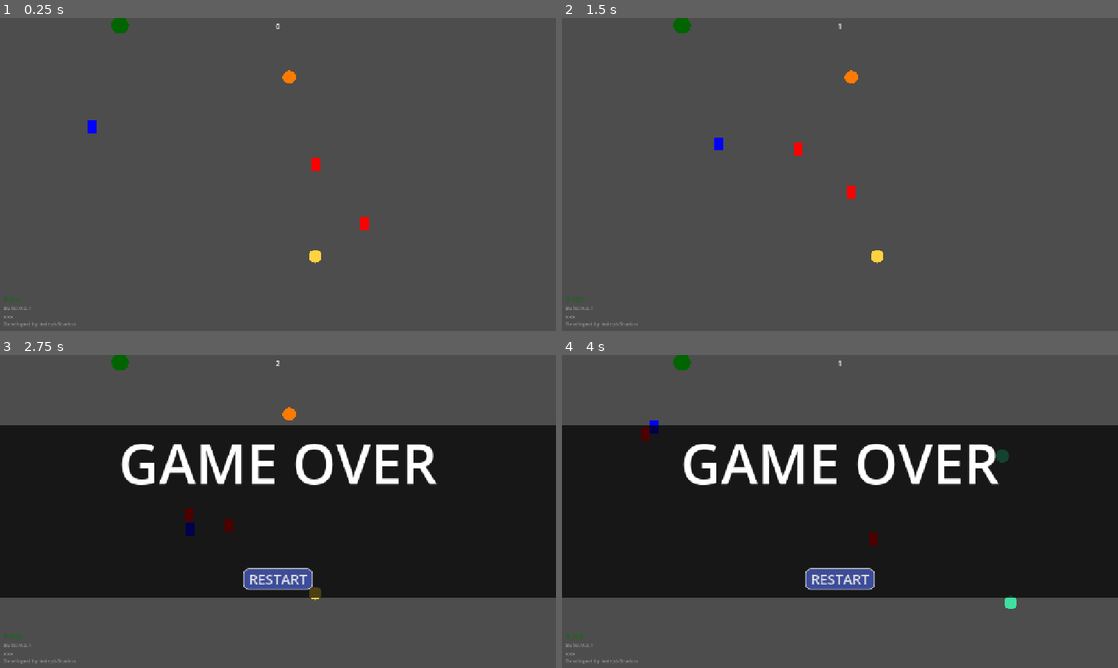
Above: before the commit, frames 1-4 (two rows, left to right).
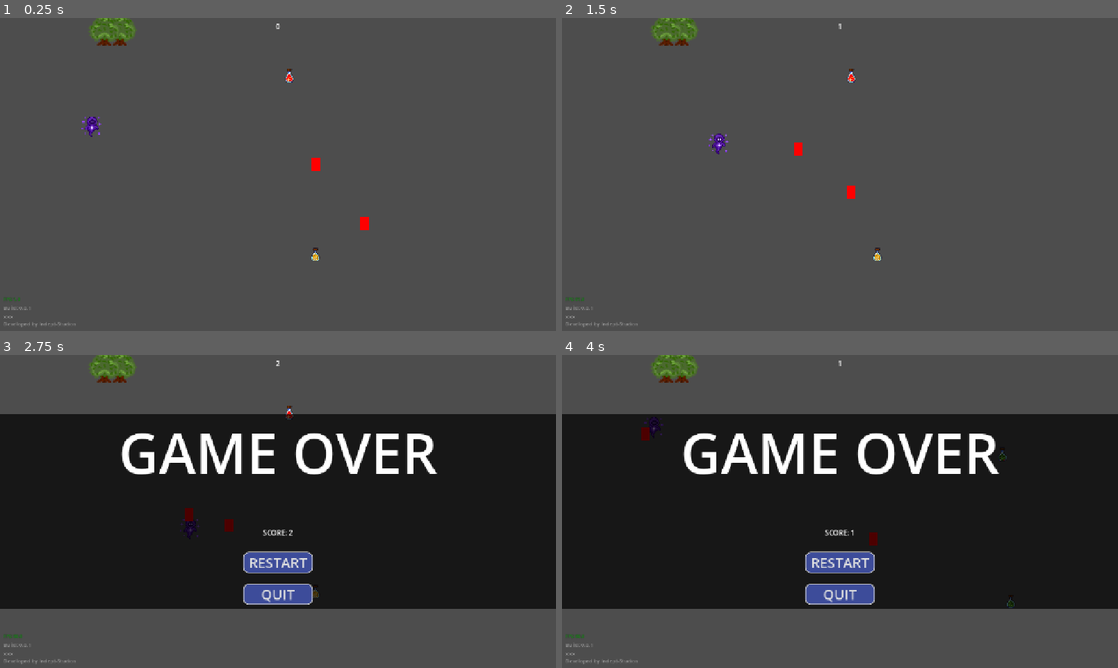
Above: after the commit, the same moments.

Repository: Indept-Studios/ard_jam
Game: Godot game, scene res://scenes/game.tscn
The game is run twice, just before and just after one commit, with the same random seed, the same clock (stepped at 60 frames per second) and the same inputs.
Inputs:
- Up to frame 1 (0.25 s): no input
- Up to frame 2 (1.5 s): hold D (right) 0.53-1.28 s; hold S (down) from 1.28 s (still down)
- Up to frame 3 (2.75 s): release S (down) at 2.03 s; hold D (right) from 2.03 s (still down)
- Up to frame 4 (4 s): release D (right) at 2.75 s; click "RESTART" at 2.75 s; hold W (up) from 3.53 s (still down)

The runs differ from the first frame. In frame 1, 0.9% of the frame differs, in the area x 14-58%, y 0-79%; in frame 2, 0.9%; in frame 3, 14%, in the area x 0-100%, y 0-82%; in frame 4, 14%.

Commit message:
feat: sprites and sprite transition

Diff:
--- a/resources/collectableDefinition.gd
+++ b/resources/collectableDefinition.gd
@@ -3,9 +3,11 @@
 enum EffectType {
 	SPEED,
 	EXPLOSION,
-	INVULNERABLE
+	INVULNERABLE,
+	SPIRIT_TARGET
 }
 
+@export var texture: Texture2D
 @export var display_name: String
 @export var effect_type: EffectType
 @export var radius: float = 0.0
--- a/resources/shield.tres
+++ b/resources/shield.tres
@@ -1,9 +1,11 @@
 [gd_resource type="Resource" script_class="CollectableDefinition" format=3 uid="uid://d4g3e35cm2epk"]
 
 [ext_resource type="Script" uid="uid://rplvial1j3fy" path="res://resources/collectableDefinition.gd" id="1_k0e4k"]
+[ext_resource type="Texture2D" uid="uid://dfjruv31llliq" path="res://sprites/flask_shild_02.png" id="2_ckniv"]
 
 [resource]
 script = ExtResource("1_k0e4k")
+texture = ExtResource("2_ckniv")
 display_name = "Shield"
 effect_type = 2
 duration = 5.0
--- a/resources/speed_boost.tres
+++ b/resources/speed_boost.tres
@@ -1,9 +1,11 @@
 [gd_resource type="Resource" script_class="CollectableDefinition" format=3 uid="uid://0gv15hkg44in"]
 
 [ext_resource type="Script" uid="uid://rplvial1j3fy" path="res://resources/collectableDefinition.gd" id="1_vwnup"]
+[ext_resource type="Texture2D" uid="uid://cd0jd6fgvmpy8" path="res://sprites/flask_speed_02.png" id="2_wlypf"]
 
 [resource]
 script = ExtResource("1_vwnup")
+texture = ExtResource("2_wlypf")
 display_name = "SpeedBoost"
 duration = 5.0
 strength = 1.25
--- a/resources/spirit_bomb.tres
+++ b/resources/spirit_bomb.tres
@@ -1,9 +1,11 @@
 [gd_resource type="Resource" script_class="CollectableDefinition" format=3 uid="uid://dlm64ybokgbql"]
 
 [ext_resource type="Script" uid="uid://rplvial1j3fy" path="res://resources/collectableDefinition.gd" id="1_sdl37"]
+[ext_resource type="Texture2D" uid="uid://dnrrverk42ihd" path="res://sprites/flask_bomb_02.png" id="2_qhbky"]
 
 [resource]
 script = ExtResource("1_sdl37")
+texture = ExtResource("2_qhbky")
 display_name = "Spirit Bomb"
 effect_type = 1
 radius = 80.0
--- /dev/null
+++ b/resources/spirit_target.tres
@@ -0,0 +1,11 @@
+[gd_resource type="Resource" script_class="CollectableDefinition" format=3 uid="uid://dun8h1qluk3r4"]
+
+[ext_resource type="Script" uid="uid://rplvial1j3fy" path="res://resources/collectableDefinition.gd" id="1_definition"]
+[ext_resource type="Texture2D" uid="uid://d1jky10mlyney" path="res://sprites/flask_lila_02.png" id="2_l114s"]
+
+[resource]
+script = ExtResource("1_definition")
+texture = ExtResource("2_l114s")
+display_name = "Spirit Target"
+effect_type = 3
+color = Color(0.78431374, 0.34509805, 0.96862745, 1)
--- a/scenes/collectable.tscn
+++ b/scenes/collectable.tscn
@@ -1,16 +1,31 @@
 [gd_scene format=3 uid="uid://df1b2gd4xli0d"]
 
 [ext_resource type="Script" uid="uid://dhvve5gu5sdbr" path="res://scripts/collectable.gd" id="1_ti8a4"]
+[ext_resource type="Texture2D" uid="uid://dfjruv31llliq" path="res://sprites/flask_shild_02.png" id="2_llfh3"]
 
-[sub_resource type="CircleShape2D" id="CircleShape2D_715ky"]
-radius = 8.5440035
+[sub_resource type="CapsuleShape2D" id="CapsuleShape2D_kvpfn"]
 
 [node name="Collectable" type="Area2D" unique_id=1881569841]
 collision_layer = 4
 script = ExtResource("1_ti8a4")
 
+[node name="Sprite2D" type="Sprite2D" parent="." unique_id=2092413758]
+position = Vector2(0, -12)
+texture = ExtResource("2_llfh3")
+
 [node name="CollisionShape2D" type="CollisionShape2D" parent="." unique_id=516549926]
-shape = SubResource("CircleShape2D_715ky")
+position = Vector2(0, -3)
+shape = SubResource("CapsuleShape2D_kvpfn")
 debug_color = Color(0.6872238, 0.5001265, 5.7756904e-07, 0.41960785)
 
+[node name="CountdownLabel" type="Label" parent="." unique_id=1599346136]
+visible = false
+offset_left = -7.0
+offset_top = -9.0
+offset_right = 8.0
+offset_bottom = 14.0
+text = "6"
+horizontal_alignment = 1
+vertical_alignment = 1
+
 [connection signal="body_entered" from="." to="." method="_on_body_entered"]
--- a/scenes/game.tscn
+++ b/scenes/game.tscn
@@ -9,6 +9,8 @@
 [ext_resource type="Resource" uid="uid://d4g3e35cm2epk" path="res://resources/shield.tres" id="3_vtaks"]
 [ext_resource type="Resource" uid="uid://0gv15hkg44in" path="res://resources/speed_boost.tres" id="4_kvpfn"]
 [ext_resource type="Resource" uid="uid://dlm64ybokgbql" path="res://resources/spirit_bomb.tres" id="5_dinhu"]
+[ext_resource type="Texture2D" uid="uid://cmtfgfrywjare" path="res://sprites/player_02.png" id="9_vtaks"]
+[ext_resource type="Texture2D" uid="uid://d3jxj1d6chpf" path="res://sprites/player_02_lila.png" id="10_kvpfn"]
 
 [sub_resource type="CapsuleShape2D" id="CapsuleShape2D_715ky"]
 
@@ -191,6 +193,9 @@
 [node name="Tree" parent="World/LevelRoot/TreeRoot" unique_id=1931489298 instance=ExtResource("3_u5sy4")]
 position = Vector2(276, 17)
 
+[node name="Tree2" parent="World/LevelRoot/TreeRoot" unique_id=916171366 instance=ExtResource("3_u5sy4")]
+position = Vector2(240, 17)
+
 [node name="EntityRoot" type="Node2D" parent="World" unique_id=1015858661]
 
 [node name="Player" type="CharacterBody2D" parent="World/EntityRoot" unique_id=440469878 groups=["Player"]]
@@ -199,8 +204,11 @@
 position = Vector2(212, 250)
 collision_mask = 12
 script = ExtResource("2_lbhrr")
+normal_texture = ExtResource("9_vtaks")
+spirit_texture = ExtResource("10_kvpfn")
 
 [node name="ColorRect" type="ColorRect" parent="World/EntityRoot/Player" unique_id=551686624]
+visible = false
 offset_left = -10.0
 offset_top = -15.0
 offset_right = 10.0
@@ -209,6 +217,9 @@
 
 [node name="CollisionShape2D" type="CollisionShape2D" parent="World/EntityRoot/Player" unique_id=1049177841]
 shape = SubResource("CapsuleShape2D_715ky")
+
+[node name="Sprite2D" type="Sprite2D" parent="World/EntityRoot/Player" unique_id=1616161062]
+texture = ExtResource("10_kvpfn")
 
 [node name="EffectRoot" type="Node2D" parent="World" unique_id=484486254]
 unique_name_in_owner = true
@@ -331,17 +342,25 @@
 vertical_alignment = 1
 
 [node name="Control" type="Control" parent="GameOverLayer/GameOverRoot/PanelContainer/VBoxContainer" unique_id=262928836]
-custom_minimum_size = Vector2(0, 120)
+custom_minimum_size = Vector2(0, 60)
 layout_mode = 2
 size_flags_vertical = 3
 
+[node name="ScoreLabel" type="Label" parent="GameOverLayer/GameOverRoot/PanelContainer/VBoxContainer" unique_id=2000178310]
+unique_name_in_owner = true
+custom_minimum_size = Vector2(0, 60)
+layout_mode = 2
+text = "SCORE: 00"
+horizontal_alignment = 1
+vertical_alignment = 1
+
 [node name="CenterContainer" type="CenterContainer" parent="GameOverLayer/GameOverRoot/PanelContainer/VBoxContainer" unique_id=767722313]
 layout_mode = 2
 
 [node name="MarginContainer" type="MarginContainer" parent="GameOverLayer/GameOverRoot/PanelContainer/VBoxContainer/CenterContainer" unique_id=1868862262]
 layout_mode = 2
-theme_override_constants/margin_top = 20
-theme_override_constants/margin_bottom = 20
+theme_override_constants/margin_top = 10
+theme_override_constants/margin_bottom = 10
 
 [node name="RestartButton" type="Button" parent="GameOverLayer/GameOverRoot/PanelContainer/VBoxContainer/CenterContainer/MarginContainer" unique_id=724912386]
 custom_minimum_size = Vector2(160, 45)
@@ -353,6 +372,24 @@
 theme_override_styles/hover = SubResource("StyleBoxFlat_vtaks")
 text = "RESTART"
 
+[node name="CenterContainer2" type="CenterContainer" parent="GameOverLayer/GameOverRoot/PanelContainer/VBoxContainer" unique_id=1481764788]
+layout_mode = 2
+
+[node name="MarginContainer" type="MarginContainer" parent="GameOverLayer/GameOverRoot/PanelContainer/VBoxContainer/CenterContainer2" unique_id=1197322844]
+layout_mode = 2
+theme_override_constants/margin_top = 10
+theme_override_constants/margin_bottom = 10
+
+[node name="QuitButton" type="Button" parent="GameOverLayer/GameOverRoot/PanelContainer/VBoxContainer/CenterContainer2/MarginContainer" unique_id=536234663]
+custom_minimum_size = Vector2(160, 45)
+layout_mode = 2
+theme_override_fonts/font = SubResource("FontVariation_5kx4m")
+theme_override_font_sizes/font_size = 32
+theme_override_styles/normal = SubResource("StyleBoxFlat_gee14")
+theme_override_styles/pressed = SubResource("StyleBoxFlat_0tnpc")
+theme_override_styles/hover = SubResource("StyleBoxFlat_vtaks")
+text = "QUIT"
+
 [node name="DebugLayer" type="CanvasLayer" parent="." unique_id=1270328989]
 process_mode = 3
 layer = 128
@@ -373,3 +410,4 @@
 [connection signal="pressed" from="PauseLayer/PauseRoot/PanelContainer/CenterContainer/VBoxContainer/ResumeButton" to="Systems/GameManager" method="_on_resume_button_pressed"]
 [connection signal="pressed" from="PauseLayer/PauseRoot/PanelContainer/CenterContainer/VBoxContainer/QuitButton" to="Systems/GameManager" method="_on_quit_button_pressed"]
 [connection signal="pressed" from="GameOverLayer/GameOverRoot/PanelContainer/VBoxContainer/CenterContainer/MarginContainer/RestartButton" to="Systems/GameManager" method="_on_restart_button_pressed"]
+[connection signal="pressed" from="GameOverLayer/GameOverRoot/PanelContainer/VBoxContainer/CenterContainer2/MarginContainer/QuitButton" to="Systems/GameManager" method="_on_quit_button_pressed"]
--- a/scenes/tree.tscn
+++ b/scenes/tree.tscn
@@ -1,15 +1,21 @@
 [gd_scene format=3 uid="uid://dtgrp8lwtfciw"]
 
 [ext_resource type="Script" uid="uid://cpnl0cmgc4cf7" path="res://scripts/tree.gd" id="1_avsvi"]
+[ext_resource type="Texture2D" uid="uid://brrnn7i1r05dx" path="res://sprites/tree_02.png" id="2_vplca"]
 
-[sub_resource type="CircleShape2D" id="CircleShape2D_prkih"]
-radius = 17.029387
+[sub_resource type="RectangleShape2D" id="RectangleShape2D_vplca"]
+size = Vector2(70, 71)
 
 [node name="Tree" type="StaticBody2D" unique_id=1931489298]
-z_index = 3
 collision_layer = 8
 script = ExtResource("1_avsvi")
 
+[node name="Sprite2D" type="Sprite2D" parent="." unique_id=456215108]
+scale = Vector2(2, 2)
+texture = ExtResource("2_vplca")
+
 [node name="CollisionShape2D" type="CollisionShape2D" parent="." unique_id=798186544]
-shape = SubResource("CircleShape2D_prkih")
+visible = false
+position = Vector2(1, 11.5)
+shape = SubResource("RectangleShape2D_vplca")
 debug_color = Color(0, 0.44783658, 5.7756904e-07, 0.41960785)
--- a/scripts/collectable.gd
+++ b/scripts/collectable.gd
@@ -1,20 +1,27 @@
-extends Area2D
+class_name Collectable extends Area2D
 
 signal collected(definition: CollectableDefinition)
 
 @export var radius: float = 15
 
+@onready var countdown_label: Label = $CountdownLabel
+
 var definition: CollectableDefinition
 
 func setup(new_definition: CollectableDefinition) -> void:
 	definition = new_definition
+	$Sprite2D.texture = definition.texture
 	queue_redraw()
 
-func _draw() -> void:
-	if definition:
-		draw_circle(Vector2.ZERO, radius, definition.color)
+#func _draw() -> void:
+	#if definition:
+		#draw_circle(Vector2.ZERO, radius, definition.color)
 
 func _on_body_entered(body: Node2D) -> void:
 	if body.is_in_group("Player"):
 		collected.emit(definition)
 		queue_free()
+
+func set_countdown(seconds_left: float) -> void:
+	countdown_label.visible = true
+	countdown_label.text = str(ceili(seconds_left))
--- a/scripts/game_manager.gd
+++ b/scripts/game_manager.gd
@@ -10,11 +10,17 @@
 @onready var collectable_spawner = %CollectableSpawner
 @onready var enemy_spawner = %EnemySpawner
 @onready var enemy_root = %EnemyRoot
+@onready var score_label = %ScoreLabel
 
 const COLLECTABLE = preload("uid://df1b2gd4xli0d")
 const ENEMY = preload("uid://deet1vbsx6s3x")
+const SPIRIT_BOMB = preload("res://scenes/spirit_bomb.tscn")
+const SPIRIT_TARGET = preload("res://resources/spirit_target.tres")
 const SPIRIT_KILL_RADIUS := 35.0
-const SPIRIT_BOMB = preload("res://scenes/spirit_bomb.tscn")
+const SPIRIT_READY_AFTER := 15.0
+const SPIRIT_TARGET_DURATION := 6.0
+const SPIRIT_TARGET_SCORE := 5
+const SPIRIT_BOMB_KILL_SCORE := 4
 
 var pickup_spawners: Array[Marker2D]
 var occupied_collectable_spawners: Array[Marker2D] = []
@@ -24,6 +30,11 @@
 
 var player_mode = PlayerMode.NORMAL
 var time_since_last_collectable := 0.0
+var spirit_target_active := false
+var spirit_target_collectable: Collectable
+var spirit_target_spawner: Marker2D
+var spirit_chain := 0
+var spirit_timer: Timer
 
 var highscore: int = 0
 var is_game_over := false
@@ -39,6 +50,11 @@
 func _ready():
 	timer.start(1)
 	spawn_timer.start(4.0)
+	spirit_timer = Timer.new()
+	spirit_timer.one_shot = true
+	spirit_timer.process_mode = Node.PROCESS_MODE_PAUSABLE
+	spirit_timer.timeout.connect(_on_spirit_timer_timeout)
+	add_child(spirit_timer)
 	highscore_label.text = str(highscore)
 	for child in collectable_spawner.get_children():
 		if child is Marker2D:
@@ -52,16 +68,22 @@
 func _process(_delta):
 	if is_game_over:
 		return
-
+	if spirit_target_active and is_instance_valid(spirit_target_collectable):
+		spirit_target_collectable.set_countdown(spirit_timer.time_left)
 	if Input.is_action_just_pressed("pause"):
 		toggle_pause()
 
 func _physics_process(_delta: float) -> void:
 	if player_mode != PlayerMode.SPIRIT:
 		return
-	for enemy in get_tree().get_nodes_in_group("Enemies"):
-		if enemy.global_position.distance_to(player.global_position) <= SPIRIT_KILL_RADIUS:
-			enemy.queue_free()
+	for enemy_node in get_tree().get_nodes_in_group("Enemies"):
+		var enemy: CharacterBody2D = enemy_node as CharacterBody2D
+		if enemy == null:
+			continue
+
+		var distance: float = enemy.global_position.distance_to(player.global_position)
+		if distance <= SPIRIT_KILL_RADIUS:
+			_destroy_spirit_enemy(enemy)
 
 func _on_restart_button_pressed():
 	get_tree().paused = false
@@ -72,6 +94,12 @@
 	highscore += 1
 	highscore_label.text = str(highscore)
 	time_since_last_collectable += 1
+	if player_mode == PlayerMode.NORMAL:
+		player.set_spirit_readiness(
+			time_since_last_collectable / SPIRIT_READY_AFTER
+		)
+		if time_since_last_collectable >= SPIRIT_READY_AFTER:
+			start_spirit_mode()
 
 func toggle_pause():
 	pause_root.visible = !pause_root.visible
@@ -101,12 +129,12 @@
 func _spawn_collectable(spawner: Node2D) -> void:
 	var collectable = COLLECTABLE.instantiate()
 	var definition: CollectableDefinition = collectable_definitions.pick_random()
-	collectable.setup(definition)
 
 	collectable.collected.connect(func(collected_definition: CollectableDefinition):
 		_on_collectable_collected(spawner, collected_definition)
 	)
 	%CollectableRoot.add_child(collectable)
+	collectable.setup(definition)
 	collectable.global_position = spawner.global_position
 	collectable.name = "collectable_" + str(collectable_count)
 	collectable_count += 1
@@ -116,6 +144,11 @@
 	occupied_collectable_spawners.erase(spawner)
 	_pick_spawner.call_deferred()
 	time_since_last_collectable = 0
+
+	if player_mode == PlayerMode.SPIRIT:
+		_end_spirit_mode()
+
+	player.set_spirit_readiness(0.0)
 	_apply_effect(definition)
 
 func _apply_effect(definition):
@@ -128,42 +161,111 @@
 
 func _start_spirit_bomb(definition: CollectableDefinition) -> void:
 	var bomb = SPIRIT_BOMB.instantiate()
-
+	bomb.enemies_destroyed.connect(_on_spirit_bomb_enemies_destroyed)
 	player.add_child(bomb)
 	bomb.position = Vector2.ZERO
 	bomb.setup(definition)
 
+func _on_spirit_bomb_enemies_destroyed(amount: int) -> void:
+	highscore += amount * SPIRIT_BOMB_KILL_SCORE
+	highscore_label.text = str(highscore)
+
 func _on_enemy_hit(enemy: CharacterBody2D):
 	if player_mode == PlayerMode.SPIRIT:
-		enemy.queue_free()
+		_destroy_spirit_enemy(enemy)
 		return
 	if player.is_invulnerable:
 		enemy.queue_free()
 		return
 
-	if time_since_last_collectable >= 10.0:
-		start_sprite_mode()
-	else:
-		is_game_over = true
-		get_tree().paused = true
-		timer.stop()
-		spawn_timer.stop()
-		game_over_root.visible = true
-
-func start_sprite_mode():
+	_game_over()
+
+func start_spirit_mode() -> void:
 	player_mode = PlayerMode.SPIRIT
 	player.set_spirit_mode(true)
-	var sprite_timer = Timer.new()
-	sprite_timer.one_shot = true
-	sprite_timer.timeout.connect(_on_sprite_timer_timeout)
-	sprite_timer.timeout.connect(sprite_timer.queue_free)
-	add_child(sprite_timer)
-	sprite_timer.start(10)
-
-func _on_sprite_timer_timeout():
+
+func _destroy_spirit_enemy(enemy: CharacterBody2D) -> void:
+	if not is_instance_valid(enemy):
+		return
+
+	enemy.queue_free()
+
+	if not spirit_target_active:
+		spirit_target_active = true
+		_start_spirit_challenge.call_deferred()
+
+func _start_spirit_challenge() -> void:
+	if player_mode != PlayerMode.SPIRIT or not spirit_target_active:
+		return
+
+	spirit_timer.start(SPIRIT_TARGET_DURATION)
+	_spawn_spirit_target()
+
+func _spawn_spirit_target() -> void:
+	var free_spawners: Array[Marker2D] = []
+
+	for spawner in pickup_spawners:
+		if spawner not in occupied_collectable_spawners:
+			free_spawners.append(spawner)
+
+	if free_spawners.is_empty():
+		push_error("GameManager: Kein freier Spawnpunkt fuer das Spirit-Ziel.")
+		return
+
+	spirit_target_spawner = free_spawners.pick_random()
+	occupied_collectable_spawners.append(spirit_target_spawner)
+
+	var collectable := COLLECTABLE.instantiate() as Collectable
+	collectable.collected.connect(func(_definition: CollectableDefinition):
+		_on_spirit_target_collected()
+	)
+	%CollectableRoot.add_child(collectable)
+	collectable.setup(SPIRIT_TARGET)
+	collectable.global_position = spirit_target_spawner.global_position
+	collectable.name = "SpiritTarget"
+	spirit_target_collectable = collectable
+	spirit_target_collectable.set_countdown(spirit_timer.time_left)
+
+func _on_spirit_target_collected() -> void:
+	if spirit_target_spawner:
+		occupied_collectable_spawners.erase(spirit_target_spawner)
+
+	spirit_target_collectable = null
+	spirit_target_spawner = null
+	spirit_chain += 1
+	highscore += SPIRIT_TARGET_SCORE * spirit_chain
+	highscore_label.text = str(highscore)
+	spirit_timer.start(SPIRIT_TARGET_DURATION)
+	_spawn_spirit_target.call_deferred()
+
+func _on_spirit_timer_timeout() -> void:
+	if is_instance_valid(spirit_target_collectable):
+		spirit_target_collectable.visible = false
+	_game_over()
+
+func _end_spirit_mode() -> void:
 	player_mode = PlayerMode.NORMAL
 	player.set_spirit_mode(false)
-	time_since_last_collectable = 0
+	spirit_timer.stop()
+	spirit_target_active = false
+	spirit_chain = 0
+
+	if is_instance_valid(spirit_target_collectable):
+		spirit_target_collectable.queue_free()
+	if spirit_target_spawner:
+		occupied_collectable_spawners.erase(spirit_target_spawner)
+
+	spirit_target_collectable = null
+	spirit_target_spawner = null
+
+func _game_over() -> void:
+	is_game_over = true
+	get_tree().paused = true
+	timer.stop()
+	spawn_timer.stop()
+	spirit_timer.stop()
+	score_label.text = str("SCORE: ", highscore)
+	game_over_root.visible = true
 
 func _on_spawn_timer_timeout() -> void:
 	var spawn_interval: float
--- a/scripts/player.gd
+++ b/scripts/player.gd
@@ -2,6 +2,10 @@
 
 @onready var screen_size = get_viewport_rect().size
 @onready var color_rect: ColorRect = $ColorRect
+@onready var player_sprite: Sprite2D = $Sprite2D
+
+@export var normal_texture: Texture2D
+@export var spirit_texture: Texture2D
 
 var speed: float = 200.0
 var speed_modifier: float = 1.0
@@ -31,10 +35,10 @@
 
 func set_spirit_mode(enabled: bool) -> void:
 	if enabled:
-		color_rect.color = Color.MEDIUM_PURPLE
+		player_sprite.texture = spirit_texture
 		set_collision_mask_value(4, false)
 	else:
-		color_rect.color = Color.BLUE
+		player_sprite.texture = normal_texture
 		set_collision_mask_value(4, true)
 
 func set_modifier(definition: CollectableDefinition) -> void:
@@ -78,3 +82,10 @@
 			Color(1.0, 0.82, 0.25, 1.0),
 			2.0
 		)
+
+func set_spirit_readiness(progress: float) -> void:
+	var clamped_progress := clampf(progress, 0.0, 1.0)
+	color_rect.color = Color.BLUE.lerp(
+		Color.MEDIUM_PURPLE,
+		clamped_progress
+	)
--- a/scripts/spirit_bomb.gd
+++ b/scripts/spirit_bomb.gd
@@ -1,4 +1,6 @@
 extends Node2D
+
+signal enemies_destroyed(amount: int)
 
 @onready var detonation_timer: Timer = $DetonationTimer
 
@@ -27,7 +29,7 @@
 func _on_detonation_timer_timeout() -> void:
 	current_radius = definition.radius
 	queue_redraw()
-
+	var killed_enemy_count := 0
 	for enemy in get_tree().get_nodes_in_group("Enemies"):
 		var enemy_2d := enemy as Node2D
 
@@ -38,7 +40,9 @@
 
 		if distance <= definition.radius:
 			enemy_2d.queue_free()
-
+			killed_enemy_count += 1
+	if killed_enemy_count > 0:
+		enemies_destroyed.emit(killed_enemy_count)
 	has_detonated = true
 	queue_redraw()
 
--- a/scripts/tree.gd
+++ b/scripts/tree.gd
@@ -2,5 +2,5 @@
 
 @export var radius: float = 20
 
-func _draw():
-	draw_circle(Vector2.ZERO, radius, Color.DARK_GREEN)
+#func _draw():
+	#draw_circle(Vector2.ZERO, radius, Color.DARK_GREEN)
Binary file added: sprites/flask_bomb_02.png
Binary file added: sprites/flask_lila_02.png
Binary file added: sprites/flask_shild_02.png
Binary file added: sprites/flask_speed_02.png
Binary file added: sprites/player.png
Binary file added: sprites/player_02.png
Binary file added: sprites/player_02_lila.png
Binary file added: sprites/tree.png
Binary file added: sprites/tree_02.png
